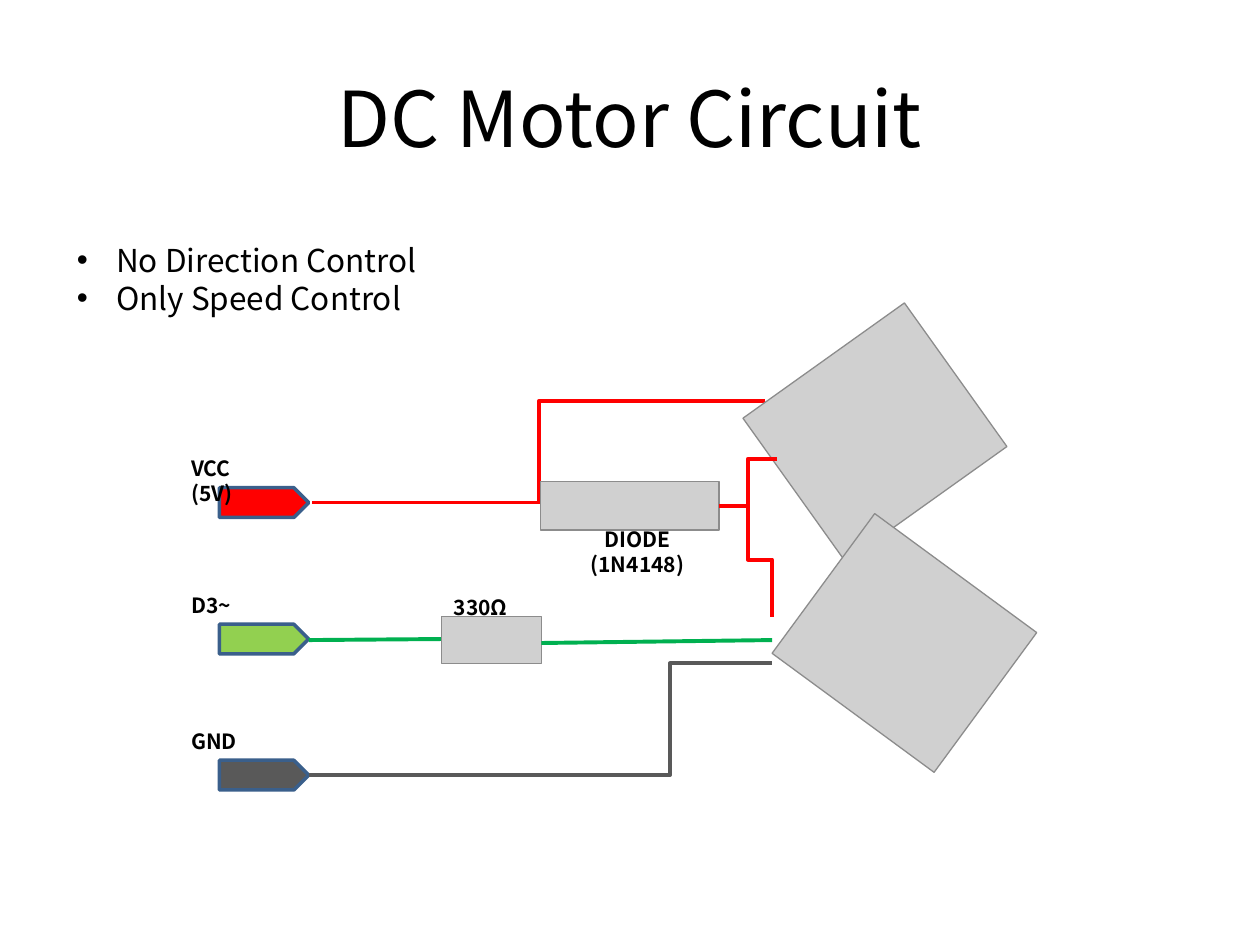
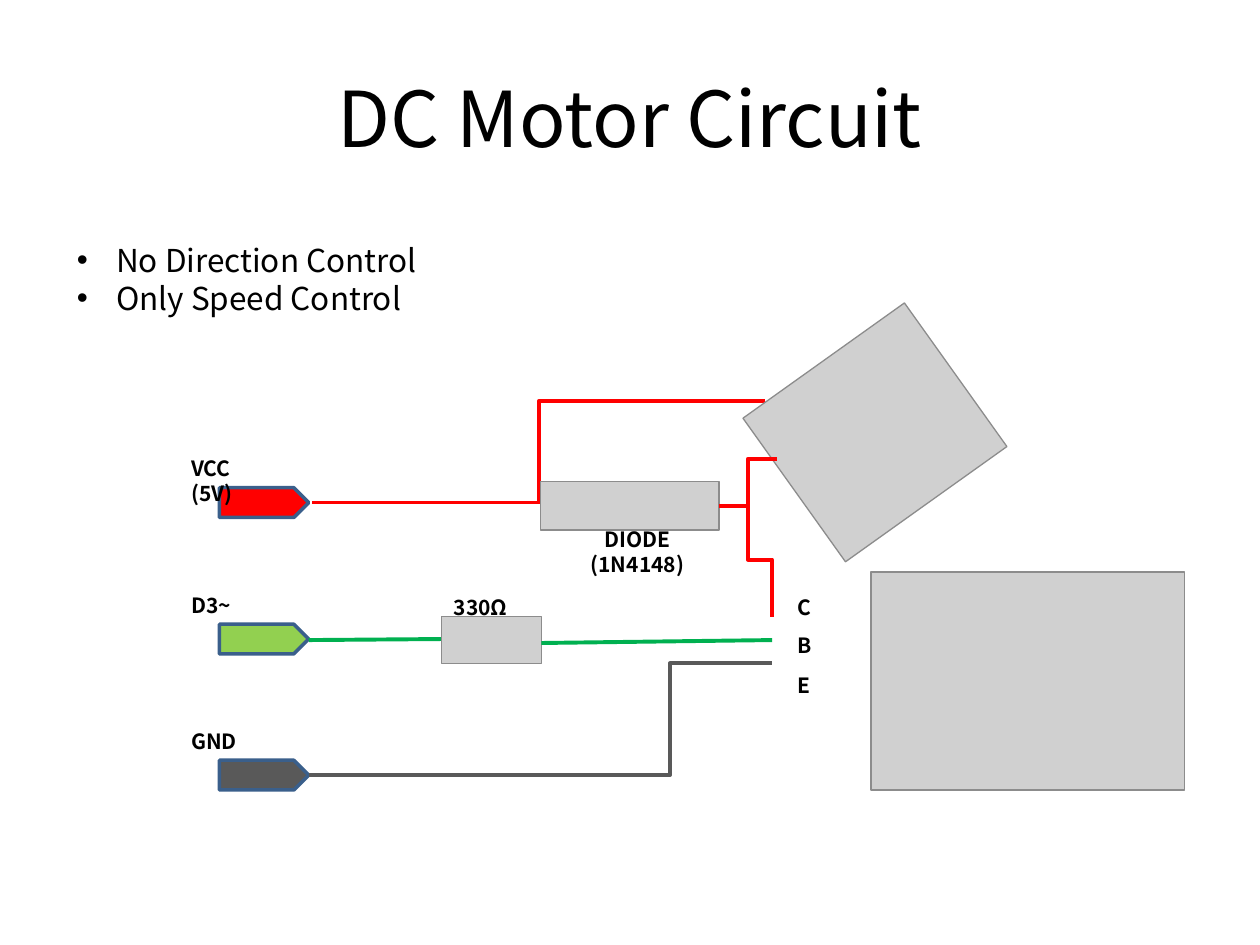
Before and after one commit to ojh6t3k/SmartMaker, a slide deck: slide 15 of Assets/SmartMaker/Circuits.pptx. Drawn at 1260x945 pixels with LibreOffice and Linux fonts; fonts in the diff are those of the drawing; grey boxes stand for pictures. Boxes give left, top, right and bottom in pixels: in the first picture for what was removed or moved away, otherwise in the second. Text is boxed around its words. In the diff, an @@ line names an element or a change of style, - is before the commit and + after.

Commit message:
DC Motor Circuit 수정
P2N2222A의 E와 C가 반대로 연결된 오류 수정

```diff
--- a/Assets/SmartMaker/Circuits.pptx
+++ b/Assets/SmartMaker/Circuits.pptx
@@ picture removed at box(772, 514, 1037, 774) @@
@@ text added at box(797, 599, 811, 616), 12 pt, text #000000, bold @@
+C
@@ picture added at box(871, 572, 1184, 790) @@
@@ text added at box(797, 637, 811, 653), 12 pt, text #000000, bold @@
+B
@@ text added at box(798, 677, 811, 693), 12 pt, text #000000, bold @@
+E
```
Also in this commit, not shown: 1 other file.
